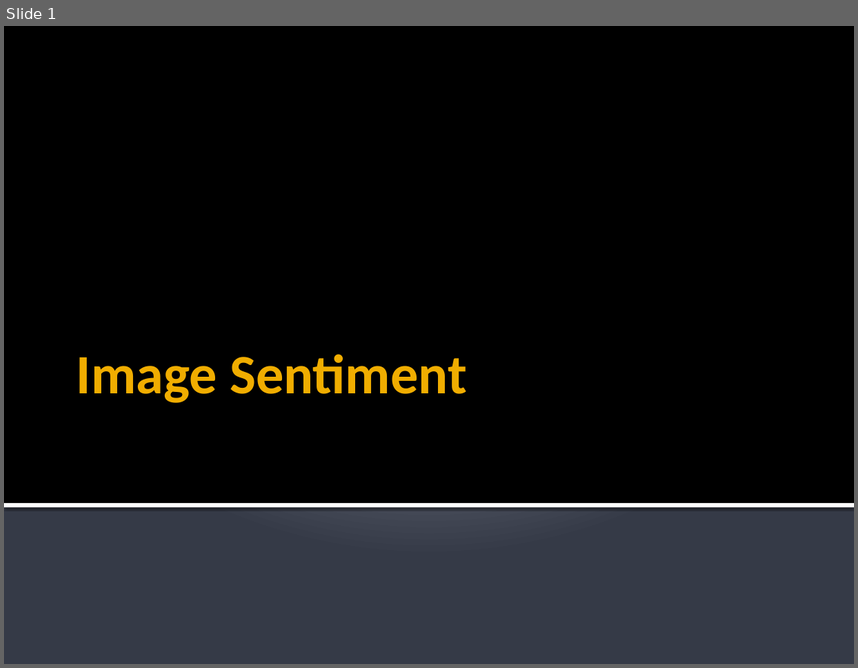
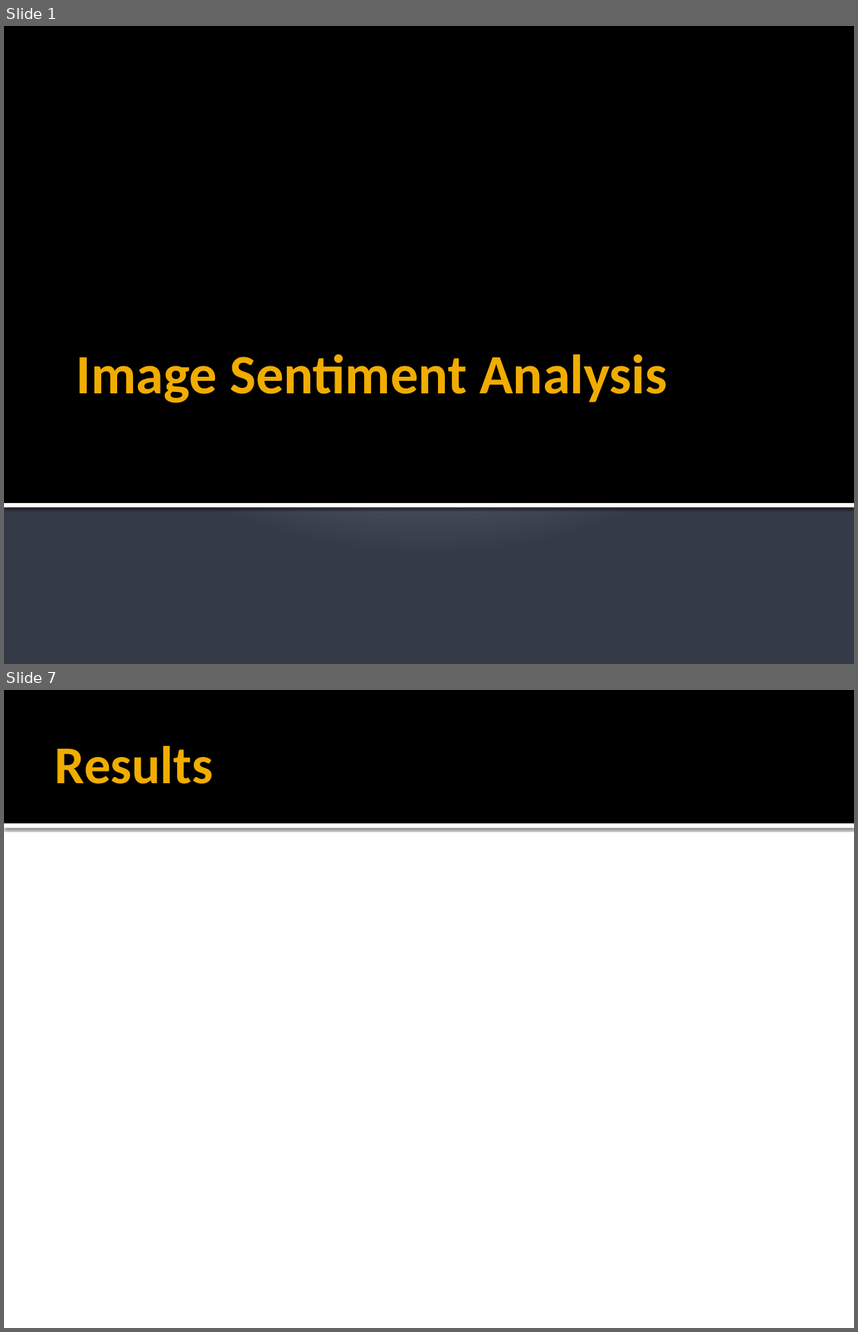
Before and after one commit to asterix135/CKME136, a slide deck: Submissions/C_Graham_Capstone.pptx. Shown one above the other, each under a label of ours: slide 1 before the commit, slides 1 and 7 after it; the slides between them are not shown. The pictures are 858x668 and 858x1332 pixels, drawn with LibreOffice and Linux fonts; fonts in the diff are those of the drawing. Boxes give left, top, right and bottom in pixels: in the first picture for what was removed or moved away, otherwise in the second. Text is boxed around its words. In the diff, an @@ line names an element or a change of style, - is before the commit and + after.

```diff
--- a/Submissions/C_Graham_Capstone.pptx
+++ b/Submissions/C_Graham_Capstone.pptx
@@ slide 7 added at (x1=4, y1=690, x2=854, y2=1328), background #FFFFFF @@
@@ rectangle added at (x1=4, y1=690, x2=854, y2=823), fill #000000 @@
@@ title added at (x1=55, y1=746, x2=213, y2=784), 45 pt, text #F0AD00, bold @@
+Results
@@ rectangle added at (x1=4, y1=823, x2=854, y2=828), fill #FFFFFF @@
@@ slide 1 changed as well @@
@@ title at (x1=76, y1=354, x2=667, y2=403): text changed @@
-Image Sentiment
+Image Sentiment Analysis
```
Also in this commit, not shown: 1 other slide changed, 5 other slides added, 2 other files.
